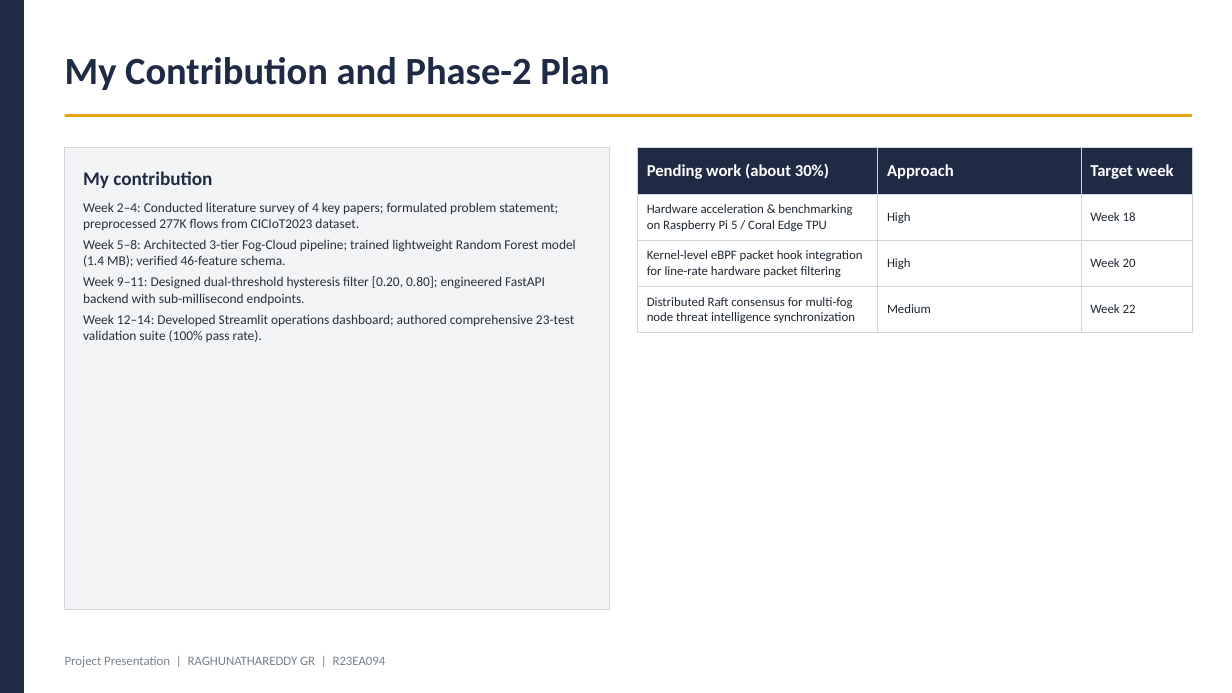
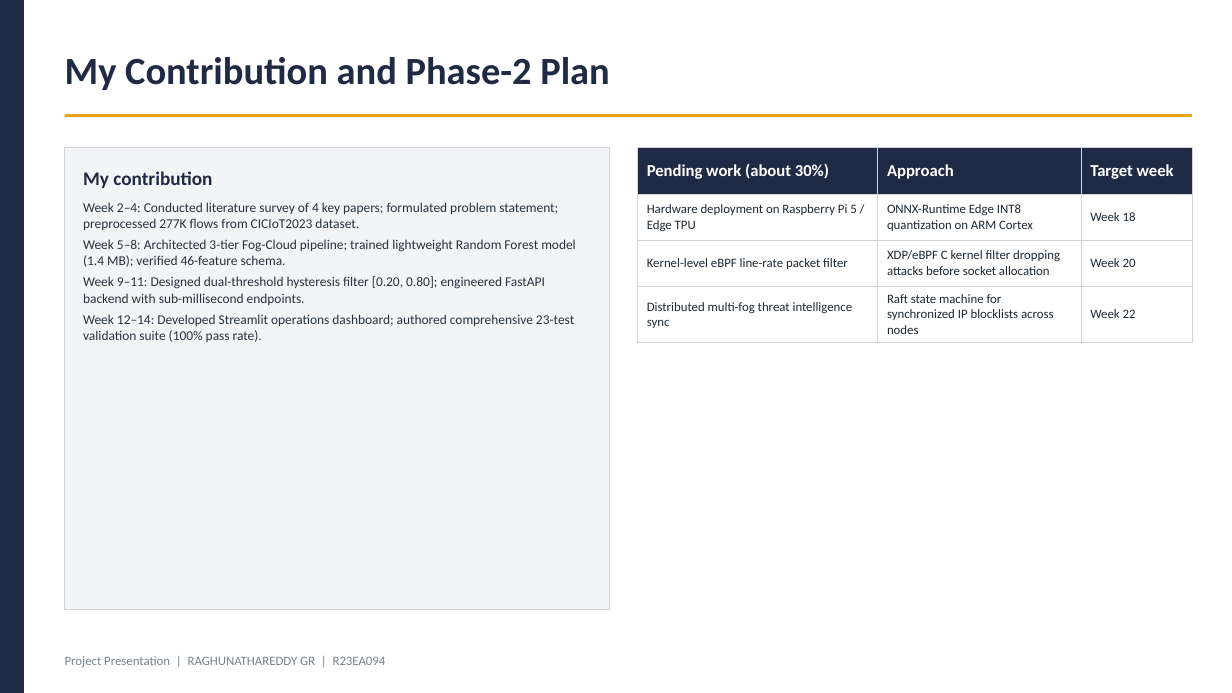
Before and after one commit to Raghunath2604/RIO_PROJECT-SMART_CITY-, a slide deck: slide 11 of docs/Project_Presentation_R23EA094.pptx. Drawn at 1232x693 pixels with LibreOffice and Linux fonts; fonts in the diff are those of the drawing. Boxes give left, top, right and bottom in pixels: in the first picture for what was removed or moved away, otherwise in the second. Text is boxed around its words. In the diff, an @@ line names an element or a change of style, - is before the commit and + after.

Commit message:
docs: update to Academic Year 2026-2027, fix table column alignments and timeline dates, and provide rigorous justifications

```diff
--- a/docs/Project_Presentation_R23EA094.pptx
+++ b/docs/Project_Presentation_R23EA094.pptx
@@ table at (638, 148, 1192, 338) @@
-row 2, column 1: Hardware acceleration & benchmarking on Raspberry Pi 5 / Coral Edge TPU
+row 2, column 1: Hardware deployment on Raspberry Pi 5 / Edge TPU
-row 2, column 2: High
+row 2, column 2: ONNX-Runtime Edge INT8 quantization on ARM Cortex
-row 3, column 1: Kernel-level eBPF packet hook integration for line-rate hardware packet filtering
+row 3, column 1: Kernel-level eBPF line-rate packet filter
-row 3, column 2: High
+row 3, column 2: XDP/eBPF C kernel filter dropping attacks before socket allocation
-row 4, column 1: Distributed Raft consensus for multi-fog node threat intelligence synchronization
+row 4, column 1: Distributed multi-fog threat intelligence sync
-row 4, column 2: Medium
+row 4, column 2: Raft state machine for synchronized IP blocklists across nodes
```
Also in this commit, not shown: 2 other slides changed, 33 other files.
